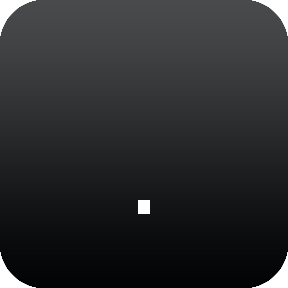
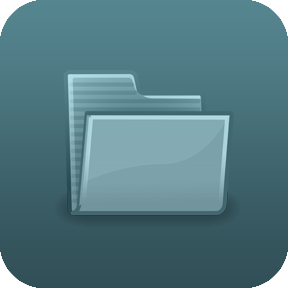
Before/after of a 288 × 288 layered artwork. What changed in the layer stack:
added layer "Ebene 1" (luminosity) above "Storage Background" over box(53, 70, 242, 228)
renamed "Unused Background Kopie" to "Storage Background", showed it over box(0, 0, 288, 288)
showed "Set/Reset Background" over box(0, 0, 288, 288)
hid "." over box(138, 200, 150, 214)
